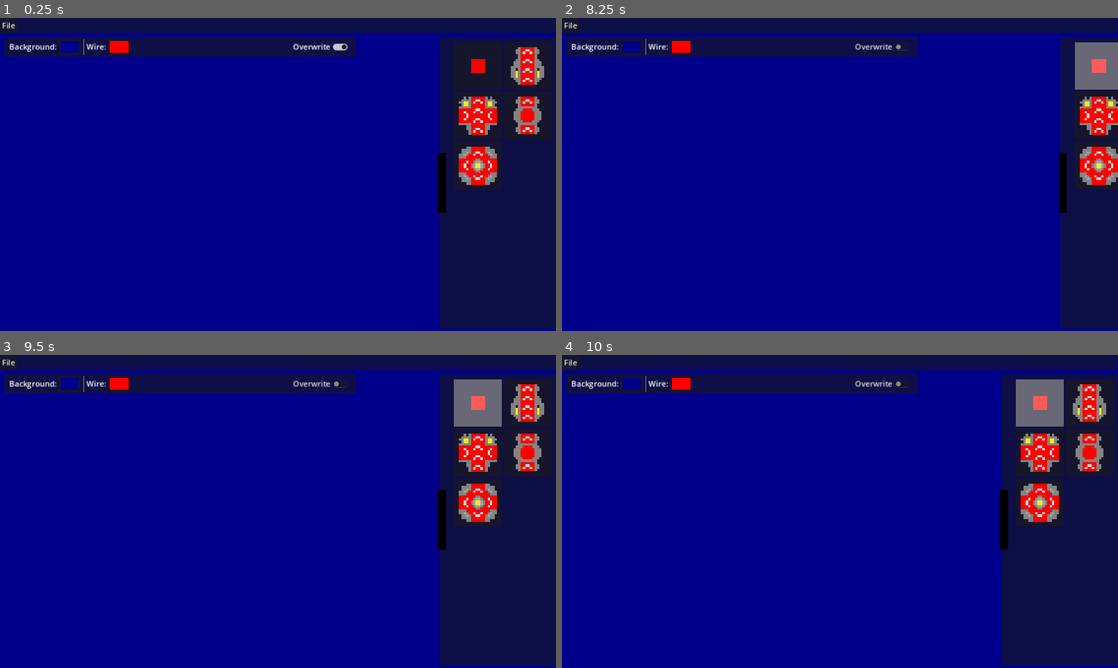
Above: before the commit, frames 1-4 (two rows, left to right).
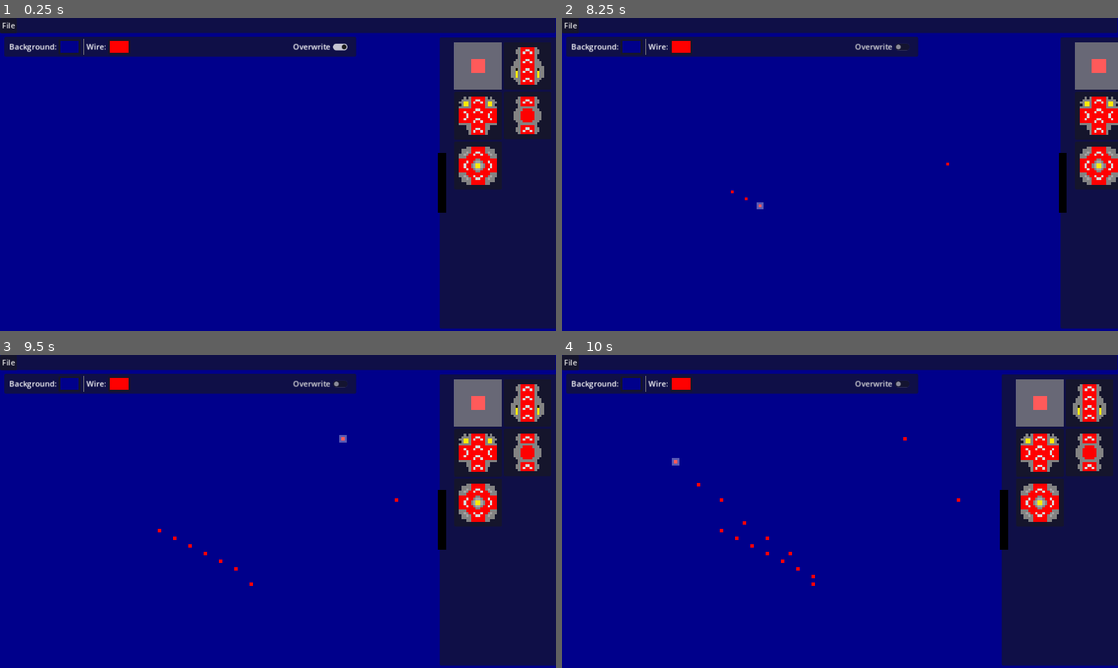
Above: after the commit, the same moments.

Repository: AsperTheDog/RedWire
Game: Godot game, scene res://scenes/main.tscn
Same seed, same stepped clock (60 frames per second), same inputs: the game is played once before the commit and once after it.
Inputs (mouse positions are in pixels of both pictures, inside the frame that each line leads up to):
- Up to frame 1 (0.25 s): no input
- Up to frame 2 (8.25 s): click (1040, 64) at 0.52 s; click (1001, 183) at 1.25 s; click "Overwrite" at 2 s; click (1112, 183) at 2.75 s; click (1040, 64) at 3.52 s; click "Overwrite" at 4.25 s; click (1040, 64) at 5.02 s; click (1001, 183) at 5.75 s; click "Overwrite" at 6.5 s; tap Enter at 7.25 s; move the mouse to (962, 158) at 7.27 s; hold Middle mouse button (move) 7.28-8 s; click (962, 158) at 7.42 s; tap Mouse wheel down (zoom_down) at 7.55 s; tap Space (drawer) at 8 s; drag from (728, 190) to (812, 237) at 8.02 s
- Up to frame 3 (9.5 s): move the mouse to (333, 442) at 8.77 s; press the mouse at (333, 442) at 8.78 s; tap Mouse wheel up (zoom_up) at 8.85 s
- Up to frame 4 (10 s): release the mouse at (895, 442) at 9.5 s; tap Enter at 9.5 s; drag from (812, 574) to (673, 464) at 9.52 s

The runs differ from the first frame. In frame 1, 1.3% of the frame differs, in the area x 81-91%, y 7-23%; in frame 2, less than 0.1%; in frame 3, less than 0.1%; in frame 4, 0.1%.

Commit message:
Added the ability to draw wires in the map (not adaptative)

Diff:
--- a/GDProject/main.tres
+++ b/GDProject/main.tres
@@ -1,8 +1,13 @@
-[gd_resource type="TileSet" load_steps=7 format=3 uid="uid://buv88dy0yaxhi"]
+[gd_resource type="TileSet" load_steps=9 format=3 uid="uid://buv88dy0yaxhi"]
 
 [ext_resource type="Texture2D" uid="uid://dowi4vb566ya2" path="res://tiles/tileset_0000_Layer-32.png" id="1_7l41x"]
+[ext_resource type="Texture2D" uid="uid://54wpntg4svmh" path="res://tiles/square-16.png" id="1_gejd1"]
 [ext_resource type="Texture2D" uid="uid://dc4nb2tg21enf" path="res://tiles/tileset_0001_Layer-31.png" id="2_ogsdc"]
 [ext_resource type="Texture2D" uid="uid://r0qc53ovoj8k" path="res://tiles/tileset_0002_Layer-29.png" id="3_01bpq"]
+
+[sub_resource type="TileSetAtlasSource" id="TileSetAtlasSource_bx240"]
+texture = ExtResource("1_gejd1")
+0:0/0 = 0
 
 [sub_resource type="TileSetAtlasSource" id="TileSetAtlasSource_jnekc"]
 resource_name = "BaseObjs"
@@ -3232,6 +3237,7 @@
 0:4/3/transpose = true
 
 [resource]
-sources/2 = SubResource("TileSetAtlasSource_jnekc")
-sources/3 = SubResource("TileSetAtlasSource_axpav")
-sources/4 = SubResource("TileSetAtlasSource_0jiu0")
+sources/0 = SubResource("TileSetAtlasSource_bx240")
+sources/1 = SubResource("TileSetAtlasSource_jnekc")
+sources/2 = SubResource("TileSetAtlasSource_axpav")
+sources/3 = SubResource("TileSetAtlasSource_0jiu0")
--- a/GDProject/project.godot
+++ b/GDProject/project.godot
@@ -18,6 +18,12 @@
 [autoload]
 
 Save="*res://scripts/SaveManager.gd"
+
+[debug]
+
+gdscript/warnings/unused_parameter=0
+gdscript/warnings/shadowed_variable=0
+gdscript/warnings/shadowed_variable_base_class=0
 
 [display]
 
@@ -46,6 +52,11 @@
 "events": [Object(InputEventMouseButton,"resource_local_to_scene":false,"resource_name":"","device":-1,"window_id":0,"a …(258 unchanged characters)…
 ]
 }
+drag={
+"deadzone": 0.5,
+"events": [Object(InputEventMouseButton,"resource_local_to_scene":false,"resource_name":"","device":-1,"window_id":0,"alt_pressed":false,"shift_pressed":false,"ctrl_pressed":false,"meta_pressed":false,"button_mask":1,"position":Vector2(88, 24),"global_position":Vector2(92, 67),"factor":1.0,"button_index":1,"canceled":false,"pressed":true,"double_click":false,"script":null)
+]
+}
 
 [physics]
 
--- a/GDProject/scenes/UI.tscn
+++ b/GDProject/scenes/UI.tscn
@@ -490,5 +490,6 @@
 anchor_bottom = 1.0
 grow_horizontal = 2
 grow_vertical = 2
+mouse_filter = 2
 
 [connection signal="pressed" from="UILayer/Drawer/TextureButton" to="." method="toggleDrawer"]
--- a/GDProject/scenes/main.tscn
+++ b/GDProject/scenes/main.tscn
@@ -1,8 +1,9 @@
-[gd_scene load_steps=4 format=3 uid="uid://ddtqu2m3j5pjn"]
+[gd_scene load_steps=5 format=3 uid="uid://ddtqu2m3j5pjn"]
 
 [ext_resource type="Script" path="res://scripts/main.gd" id="1_sh64r"]
-[ext_resource type="PackedScene" uid="uid://c0hslepy1rxnu" path="res://scenes/world.tscn" id="2_d3l16"]
+[ext_resource type="TileSet" uid="uid://buv88dy0yaxhi" path="res://main.tres" id="2_0ng7n"]
 [ext_resource type="PackedScene" uid="uid://diurl1x0378ds" path="res://scenes/UI.tscn" id="2_gv0m2"]
+[ext_resource type="Script" path="res://scripts/World.gd" id="3_n4iy2"]
 
 [node name="Main" type="Node2D"]
 texture_filter = 1
@@ -10,6 +11,81 @@
 
 [node name="Camera2D" type="Camera2D" parent="."]
 
-[node name="World" parent="." instance=ExtResource("2_d3l16")]
+[node name="world" type="TileMap" parent="."]
+texture_filter = 1
+tile_set = ExtResource("2_0ng7n")
+format = 2
+layer_0/name = "Machines"
+layer_1/name = "Redstone1"
+layer_1/enabled = true
+layer_1/modulate = Color(1, 1, 1, 1)
+layer_1/y_sort_enabled = false
+layer_1/y_sort_origin = 0
+layer_1/z_index = 1
+layer_1/tile_data = PackedInt32Array()
+layer_2/name = "Redstone2"
+layer_2/enabled = true
+layer_2/modulate = Color(1, 1, 1, 1)
+layer_2/y_sort_enabled = false
+layer_2/y_sort_origin = 0
+layer_2/z_index = 1
+layer_2/tile_data = PackedInt32Array()
+layer_3/name = "Redstone3"
+layer_3/enabled = true
+layer_3/modulate = Color(1, 1, 1, 1)
+layer_3/y_sort_enabled = false
+layer_3/y_sort_origin = 0
+layer_3/z_index = 1
+layer_3/tile_data = PackedInt32Array()
+layer_4/name = "Valve"
+layer_4/enabled = true
+layer_4/modulate = Color(1, 1, 1, 1)
+layer_4/y_sort_enabled = false
+layer_4/y_sort_origin = 0
+layer_4/z_index = 2
+layer_4/tile_data = PackedInt32Array()
+layer_5/name = "PhantomMachine"
+layer_5/enabled = true
+layer_5/modulate = Color(1, 1, 1, 1)
+layer_5/y_sort_enabled = false
+layer_5/y_sort_origin = 0
+layer_5/z_index = 3
+layer_5/tile_data = PackedInt32Array()
+layer_6/name = "PhantomRedstone1"
+layer_6/enabled = true
+layer_6/modulate = Color(1, 1, 1, 1)
+layer_6/y_sort_enabled = false
+layer_6/y_sort_origin = 0
+layer_6/z_index = 4
+layer_6/tile_data = PackedInt32Array()
+layer_7/name = "PhantomRedstone2"
+layer_7/enabled = true
+layer_7/modulate = Color(1, 1, 1, 1)
+layer_7/y_sort_enabled = false
+layer_7/y_sort_origin = 0
+layer_7/z_index = 4
+layer_7/tile_data = PackedInt32Array()
+layer_8/name = "PhantomRedstone3"
+layer_8/enabled = true
+layer_8/modulate = Color(1, 1, 1, 1)
+layer_8/y_sort_enabled = false
+layer_8/y_sort_origin = 0
+layer_8/z_index = 4
+layer_8/tile_data = PackedInt32Array()
+layer_9/name = "PhantomValve"
+layer_9/enabled = true
+layer_9/modulate = Color(1, 1, 1, 1)
+layer_9/y_sort_enabled = false
+layer_9/y_sort_origin = 0
+layer_9/z_index = 5
+layer_9/tile_data = PackedInt32Array()
+layer_10/name = "Overlay"
+layer_10/enabled = true
+layer_10/modulate = Color(1, 1, 1, 0.352941)
+layer_10/y_sort_enabled = false
+layer_10/y_sort_origin = 0
+layer_10/z_index = 10
+layer_10/tile_data = PackedInt32Array()
+script = ExtResource("3_n4iy2")
 
 [node name="UI" parent="." instance=ExtResource("2_gv0m2")]
--- a/GDProject/scenes/world.tscn
+++ /dev/null
@@ -1,75 +0,0 @@
-[gd_scene load_steps=3 format=3 uid="uid://c0hslepy1rxnu"]
-
-[ext_resource type="TileSet" uid="uid://buv88dy0yaxhi" path="res://main.tres" id="1_v83sk"]
-[ext_resource type="Script" path="res://scripts/World.gd" id="2_ab6f8"]
-
-[node name="World" type="Node2D"]
-
-[node name="TileMap" type="TileMap" parent="."]
-tile_set = ExtResource("1_v83sk")
-format = 2
-layer_0/name = "Machines"
-layer_1/name = "Redstone1"
-layer_1/enabled = true
-layer_1/modulate = Color(1, 1, 1, 1)
-layer_1/y_sort_enabled = false
-layer_1/y_sort_origin = 0
-layer_1/z_index = 1
-layer_1/tile_data = PackedInt32Array()
-layer_2/name = "Redstone2"
-layer_2/enabled = true
-layer_2/modulate = Color(1, 1, 1, 1)
-layer_2/y_sort_enabled = false
-layer_2/y_sort_origin = 0
-layer_2/z_index = 1
-layer_2/tile_data = PackedInt32Array()
-layer_3/name = "Redstone3"
-layer_3/enabled = true
-layer_3/modulate = Color(1, 1, 1, 1)
-layer_3/y_sort_enabled = false
-layer_3/y_sort_origin = 0
-layer_3/z_index = 1
-layer_3/tile_data = PackedInt32Array()
-layer_4/name = "Valve"
-layer_4/enabled = true
-layer_4/modulate = Color(1, 1, 1, 1)
-layer_4/y_sort_enabled = false
-layer_4/y_sort_origin = 0
-layer_4/z_index = 2
-layer_4/tile_data = PackedInt32Array()
-layer_5/name = "PhantomMachine"
-layer_5/enabled = true
-layer_5/modulate = Color(1, 1, 1, 1)
-layer_5/y_sort_enabled = false
-layer_5/y_sort_origin = 0
-layer_5/z_index = 3
-layer_5/tile_data = PackedInt32Array()
-layer_6/name = "PhantomRedstone1"
-layer_6/enabled = true
-layer_6/modulate = Color(1, 1, 1, 1)
-layer_6/y_sort_enabled = false
-layer_6/y_sort_origin = 0
-layer_6/z_index = 4
-layer_6/tile_data = PackedInt32Array()
-layer_7/name = "PhantomRedstone2"
-layer_7/enabled = true
-layer_7/modulate = Color(1, 1, 1, 1)
-layer_7/y_sort_enabled = false
-layer_7/y_sort_origin = 0
-layer_7/z_index = 4
-layer_7/tile_data = PackedInt32Array()
-layer_8/name = "PhantomRedstone3"
-layer_8/enabled = true
-layer_8/modulate = Color(1, 1, 1, 1)
-layer_8/y_sort_enabled = false
-layer_8/y_sort_origin = 0
-layer_8/z_index = 4
-layer_8/tile_data = PackedInt32Array()
-layer_9/name = "PhantomValve"
-layer_9/enabled = true
-layer_9/modulate = Color(1, 1, 1, 1)
-layer_9/y_sort_enabled = false
-layer_9/y_sort_origin = 0
-layer_9/z_index = 5
-layer_9/tile_data = PackedInt32Array()
-script = ExtResource("2_ab6f8")
--- a/GDProject/scripts/Machines/baseMachine.gd
+++ b/GDProject/scripts/Machines/baseMachine.gd
@@ -11,20 +11,21 @@
 var pos: Vector2i
 var world: World
 var rot: Dir
-var power: int
+var power: int = -1
 
 
 func _init(world: World, pos: Vector2i, rot: Dir):
 	self.world = world
 	self.pos = pos
 	self.rot = rot
+	world.requestUpdate(0, pos)
+
+
+func isEqual(other: Machine) -> bool:
+	return other.getType() == getType() and other.pos == pos and other.rot == rot
 
 
 func update():
-	pass
-
-
-func getLayout():
 	pass
 
 
--- a/GDProject/scripts/Machines/comparator.gd
+++ b/GDProject/scripts/Machines/comparator.gd
@@ -1,16 +1,18 @@
 extends Machine
 class_name Comparator
+
+var substractMode: bool = false
 
 
 func _init(world: World, pos: Vector2i, rot: Dir):
 	super._init(world, pos, rot)
 
 
-func update():
-	pass
+func isEqual(other: Machine) -> bool:
+	return super.isEqual(other) and other.substractMode == substractMode
 
 
-func getLayout():
+func update():
 	pass
 
 
--- a/GDProject/scripts/Machines/generator.gd
+++ b/GDProject/scripts/Machines/generator.gd
@@ -8,11 +8,11 @@
 	super._init(world, pos, rot)
 
 
-func update():
-	pass
+func isEqual(other: Machine) -> bool:
+	return super.isEqual(other) and other.activated == activated
 
 
-func getLayout():
+func update():
 	pass
 
 
--- a/GDProject/scripts/Machines/negator.gd
+++ b/GDProject/scripts/Machines/negator.gd
@@ -7,10 +7,6 @@
 
 
 func update():
-	pass
-
-
-func getLayout():
 	pass
 
 
--- a/GDProject/scripts/Machines/repeater.gd
+++ b/GDProject/scripts/Machines/repeater.gd
@@ -1,18 +1,18 @@
 extends Machine
 class_name Repeater
 
-
+var ticks: int = 1
 
 
 func _init(world: World, pos: Vector2i, rot: Dir):
 	super._init(world, pos, rot)
 
 
-func update():
-	pass
+func isEqual(other: Machine) -> bool:
+	return super.isEqual(other) and other.ticks == ticks
 
 
-func getLayout():
+func update():
 	pass
 
 
--- a/GDProject/scripts/Machines/wire.gd
+++ b/GDProject/scripts/Machines/wire.gd
@@ -6,16 +6,27 @@
 	super._init(world, pos, rot)
 
 
-func update():
-	pass
+func isEqual(other: Machine) -> bool:
+	return other.getType() == getType() and other.pos == pos
 
 
-func getLayout():
-	pass
+func update():
+	var neighPow := 0
+	neighPow = max(neighPow, world.getPowerAt(pos + Vector2i.UP, Dir.DOWN) - 1)
+	neighPow = max(neighPow, world.getPowerAt(pos + Vector2i.DOWN, Dir.UP) - 1)
+	neighPow = max(neighPow, world.getPowerAt(pos + Vector2i.RIGHT, Dir.LEFT) - 1)
+	neighPow = max(neighPow, world.getPowerAt(pos + Vector2i.LEFT, Dir.RIGHT) - 1)
+	if power != neighPow:
+		world.updateTextures(World.Layer.REDSTONE1, pos)
+		world.requestUpdate(0, pos + Vector2i.UP)
+		world.requestUpdate(0, pos + Vector2i.DOWN)
+		world.requestUpdate(0, pos + Vector2i.LEFT)
+		world.requestUpdate(0, pos + Vector2i.RIGHT)
+	power = neighPow
 
 
 func getPower(dir: Dir):
-	pass
+	return power
 
 
 func interact():
@@ -27,7 +38,12 @@
 
 
 func getTileAtLayer(layer: World.Layer) -> World.TileInfo:
-	return World.TileInfo.new()
+	if layer != World.Layer.REDSTONE1: return null
+	var tile: World.TileInfo = World.TileInfo.new()
+	tile.atlas = 2
+	tile.coords = Vector2i(1, 0)
+	tile.altID = 0
+	return tile
 
 
 static func getPhantomTileAtPos(world: World, layer: World.Layer, pos: Vector2i, rot: Dir) -> World.TileInfo:
--- a/GDProject/scripts/SaveManager.gd
+++ b/GDProject/scripts/SaveManager.gd
@@ -18,3 +18,5 @@
 	set(value):
 		doOverwrite = value
 		overwriteChanged.emit(value)
+
+var selectedMachine: World.MachineType = World.MachineType.WIRE
--- a/GDProject/scripts/UI.gd
+++ b/GDProject/scripts/UI.gd
@@ -1,22 +1,28 @@
 extends Node
 
+var currentDragMachine: World.MachineType:
+	set(value):
+		currentDragMachine = value
+		updatePressedButton(value)
+		Save.selectedMachine = currentDragMachine
 
-@onready var gridButtons: Array[TextureButton] = [
-	$UILayer/Drawer/margin/scroll/Grid/Wire/TileBG/margin/TileTex,
-	$UILayer/Drawer/margin/scroll/Grid/Repeater/TileBG/margin/TileTex,
-	$UILayer/Drawer/margin/scroll/Grid/Comparator/TileBG/margin/TileTex,
-	$UILayer/Drawer/margin/scroll/Grid/Negator/TileBG/margin/TileTex,
-	$UILayer/Drawer/margin/scroll/Grid/Generator/TileBG/margin/TileTex
-]
+@onready var gridButtons: Dictionary = {
+	World.MachineType.WIRE: $UILayer/Drawer/margin/scroll/Grid/Wire/TileBG/margin/TileTex,
+	World.MachineType.REPEATER: $UILayer/Drawer/margin/scroll/Grid/Repeater/TileBG/margin/TileTex,
+	World.MachineType.COMPARATOR: $UILayer/Drawer/margin/scroll/Grid/Comparator/TileBG/margin/TileTex,
+	World.MachineType.NEGATOR: $UILayer/Drawer/margin/scroll/Grid/Negator/TileBG/margin/TileTex,
+	World.MachineType.GENERATOR: $UILayer/Drawer/margin/scroll/Grid/Generator/TileBG/margin/TileTex
+}
 
 
 func _ready() -> void:
 	Save.wireChanged.connect(onWireColorChange)
 	Save.bgChanged.connect(onBGColorChange)
-	for butt in gridButtons:
+	for buttKey in gridButtons:
+		var butt = gridButtons[buttKey]
 		butt.mouse_entered.connect(func(): butt.get_node("../../hover").show())
 		butt.mouse_exited.connect(func(): butt.get_node("../../hover").hide())
-		butt.pressed.connect(updatePressedButton.bind(butt))
+		butt.pressed.connect(func(): currentDragMachine = buttKey)
 	$UILayer/Control/MarginContainer/HBoxContainer/BGColor.color_changed.connect(func(color): Save.bgColor = color)
 	$UILayer/Control/MarginContainer/HBoxContainer/WireColor.color_changed.connect(func(color): Save.wireColor = color)
 	$UILayer/Control/MarginContainer/HBoxContainer/Overwrite.toggled.connect(func(pressed): Save.doOverwrite = pressed)
@@ -25,7 +31,7 @@
 	$UILayer/Control/MarginContainer/HBoxContainer/Overwrite.set_pressed_no_signal(Save.doOverwrite)
 	onWireColorChange(Save.wireColor)
 	onBGColorChange(Save.bgColor)
-
+	currentDragMachine = World.MachineType.WIRE
 
 
 func _process(delta: float):
@@ -33,11 +39,10 @@
 		toggleDrawer()
 
 
-
-func updatePressedButton(pressed: TextureButton):
+func updatePressedButton(pressed: World.MachineType):
 	for butt in gridButtons:
-		butt.get_node("../../press").visible = false
-	pressed.get_node("../../press").visible = true
+		gridButtons[butt].get_node("../../press").visible = false
+	gridButtons[pressed].get_node("../../press").visible = true
 
 
 var isDrawerOpen: bool = true
@@ -55,7 +60,7 @@
 
 func onWireColorChange(color: Color):
 	for butt in gridButtons:
-		for child in butt.get_node("../").get_children():
+		for child in gridButtons[butt].get_node("../").get_children():
 			if not child is TextureRect: continue
 			child.self_modulate = color
 
--- a/GDProject/scripts/World.gd
+++ b/GDProject/scripts/World.gd
@@ -24,6 +24,7 @@
 	PH_REDSTONE2,
 	PH_REDSTONE3,
 	PH_VALVE,
+	OVERLAY,
 	ALL
 }
 
@@ -57,9 +58,21 @@
 }
 var pendingActions: Array[UpdateAction] = []
 
+var placingRotation: Machine.Dir = Machine.Dir.UP
+var dragging: bool = false
+
+
+func _ready():
+	Save.wireChanged.connect(updateWireColor)
+	updateWireColor(Save.wireColor)
+
+
+func _process(delta: float) -> void:
+	if dragging:
+		updateDragging()
+
 
 func _physics_process(delta: float) -> void:
-	tick += 1
 	var count = 0
 	while count < pendingActions.size():
 		var action: UpdateAction = pendingActions[count]
@@ -69,9 +82,16 @@
 			pendingActions.remove_at(count)
 			count -= 1
 		count += 1
+	tick += 1
 
 
-func addObject(type: MachineType, pos: Vector2i, rot: Machine.Dir):
+func updateWireColor(color: Color):
+	set_layer_modulate(Layer.REDSTONE1, color)
+	set_layer_modulate(Layer.REDSTONE2, color)
+	set_layer_modulate(Layer.REDSTONE3, color)
+
+
+func placeMachine(type: MachineType, pos: Vector2i, rot: Machine.Dir):
 	if type == MachineType.NONE or machines[type] == null:
 		world.erase(pos)
 		updateTextures(Layer.ALL, pos)
@@ -94,6 +114,7 @@
 		erase_cell(layer, pos)
 	else:
 		var cellData: TileInfo = world[pos].getTileAtLayer(layer)
+		if cellData == null: return
 		set_cell(layer, pos, cellData.atlas, cellData.coords, cellData.altID)
 
 
@@ -119,6 +140,14 @@
 	erase_cell(Layer.PH_VALVE as int, pos)
 
 
+func placeOverlay(pos: Vector2i):
+	set_cell(Layer.OVERLAY as int, pos, 0, Vector2i.ZERO, 0)
+
+
+func removeOverlay(pos: Vector2i):
+	erase_cell(Layer.OVERLAY as int, pos)
+
+
 func requestUpdate(delay: int, pos: Vector2i):
 	if pos not in world: return
 	var update := UpdateAction.new(tick + delay, pos, world[pos].getType())
@@ -126,5 +155,36 @@
 
 
 func getTileAt(pos: Vector2i):
-	if pos not in world: return null
+	if isTileEmpty(pos): return null
 	return world[pos]
+
+
+func isTileEmpty(pos: Vector2i):
+	return not pos in world
+
+
+func getPowerAt(pos: Vector2i, from: Machine.Dir) -> int:
+	if isTileEmpty(pos): return 0
+	return world[pos].getPower(from)
+
+
+func updateDragging():
+	var tilePos: Vector2i = lastMousePos
+	if not isTileEmpty(tilePos) and not Save.doOverwrite:
+		return
+	placeMachine(Save.selectedMachine, tilePos, placingRotation)
+
+
+var lastMousePos: Vector2i = Vector2i.ZERO
+func _input(event: InputEvent) -> void:
+	if event is InputEventMouseMotion:
+		var halfSize := get_viewport_rect().size / 2
+		removeOverlay(lastMousePos)
+		lastMousePos = local_to_map(to_local((event.position - halfSize) / owner.getCurrentZoom()))
+		placeOverlay(lastMousePos)
+
+
+
+func _unhandled_input(event: InputEvent) -> void:
+	if event.is_action_pressed("drag"): dragging = true
+	elif event.is_action_released("drag"): dragging = false
--- a/GDProject/scripts/main.gd
+++ b/GDProject/scripts/main.gd
@@ -5,7 +5,7 @@
 		if moving == value: return
 		moving = value
 		if moving:
-			origWorld = $Camera2D.position
+			origWorld = $world.position
 
 var origMouse: Vector2 = Vector2.ZERO
 var origWorld: Vector2 = Vector2.ZERO
@@ -18,9 +18,9 @@
 # Called every frame. 'delta' is the elapsed time since the previous frame.
 func _process(delta: float) -> void:
 	if Input.is_action_just_pressed("zoom_up"):
+		$Camera2D.zoom *= 1.1
+	elif Input.is_action_just_pressed("zoom_down"):
 		$Camera2D.zoom *= 0.9
-	elif Input.is_action_just_pressed("zoom_down"):
-		$Camera2D.zoom *= 1.1
 	moving = Input.is_action_pressed("move")
 
 
@@ -32,4 +32,8 @@
 		elif event.is_released():
 			moving = false
 	elif moving and event is InputEventMouseMotion:
-		$Camera2D.position = ((origMouse - event.position) / $Camera2D.zoom + origWorld)
+		$world.position = (-((origMouse - event.position) / $Camera2D.zoom) + origWorld)
+
+
+func getCurrentZoom():
+	return $Camera2D.zoom
Binary file added: GDProject/tiles/square-16.png
Not shown, added: GDProject/tiles/square-16.png.import
